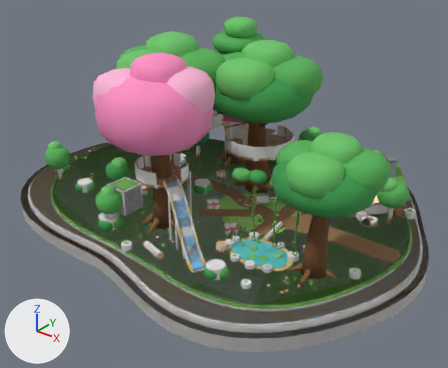
Renders of the glTF model packages/arquipelago/src/assets/ilhas/bosque.glb from each side of a commit.
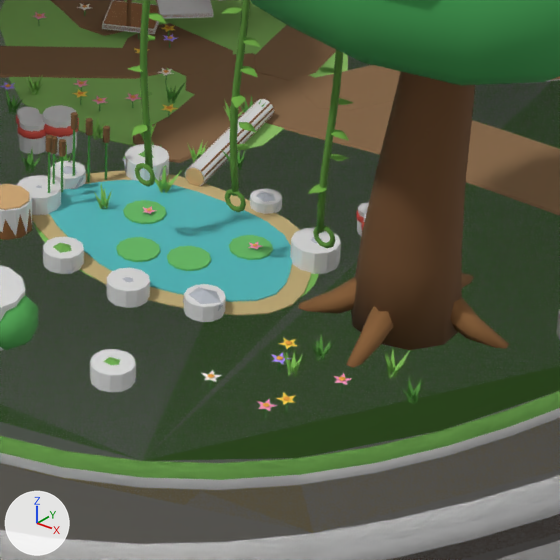
Each version is shown whole from a 50 mm camera at (26.0, -36.7, 24.8) aimed at (-2.7, -0.8, 2.6), then close up on the part from 49% to 78% of the width and 54% to 89% of the height. The lights are fixed; the arrows at lower left show +X, +Y and +Z. The older version's two pictures come first.

The older version as bpy lines, for what is in view:
```python
me_col_unidade_cilindro = bpy.data.meshes.new('col-unidade-cilindro')
me_col_unidade_cilindro.from_pydata(...)  # a 12-sided cylinder along z spanning x -0.5..0.5, y -0.5..0.5, z -0.5..0.5
ob_col_cil_cogumelo_9 = bpy.data.objects.new('col-cil-cogumelo-9', me_col_unidade_cilindro)
ob_col_cil_cogumelo_9.location = (1.1, -4.4, 1.28)
ob_col_cil_cogumelo_9.scale = (0.6, 0.6, 0.76)
ob_col_cil_pedra_lago_3 = bpy.data.objects.new('col-cil-pedra-lago-3', me_col_unidade_cilindro)
ob_col_cil_pedra_lago_3.location = (3.43, -7.31, 1.1)
ob_col_cil_pedra_lago_3.scale = (0.67, 0.67, 0.391)
ob_col_cil_pedra_lago_4 = bpy.data.objects.new('col-cil-pedra-lago-4', me_col_unidade_cilindro)
ob_col_cil_pedra_lago_4.location = (2.01, -6.14, 1.13)
ob_col_cil_pedra_lago_4.scale = (0.752, 0.752, 0.451)
# also in view: 'terreno' at (-4.1, 0.6, 0.0); 'col-cil-tora-4' at (3.5, -2.7, 1.2); 'col-cil-pedra-lago-6' at (2.8, -4.2, 1.1); 'vegetacao' at (-4.2, 0.1, 3.6); 'col-cil-pedra-lago-5' at (1.9, -5.3, 1.1)
```
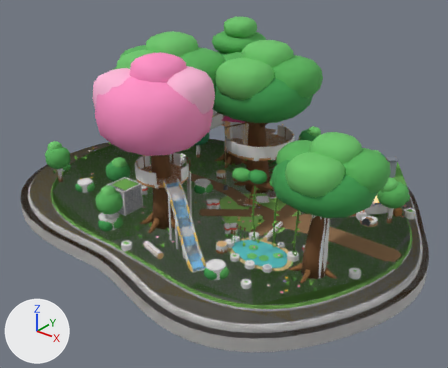
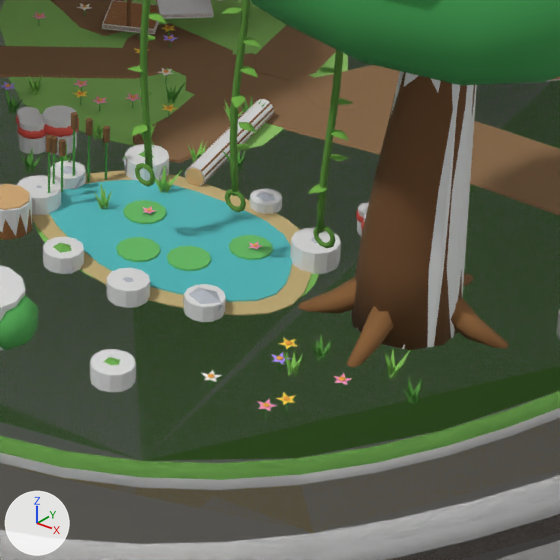
Changed parts and their boxes (x1, y1, x2, y2) in the close-ups (560 x 560 px):
'escalada-cil-tronco-dos-cipos', added: after (350, 71, 477, 349)

Patch to the scene script:
```diff
--- a/packages/arquipelago/src/assets/ilhas/bosque.glb.py
+++ b/packages/arquipelago/src/assets/ilhas/bosque.glb.py
@@ me_escalada_cil_tronco_dos_cipos @@
+me_escalada_cil_tronco_dos_cipos.from_pydata(...)  # 24 vertices, 44 faces; spans x 7.74..9.46, y -6.07..-4.35, z 1.0..6.5
@@ ob_escalada_cil_tronco_dos_cipos @@
+ob_escalada_cil_tronco_dos_cipos = bpy.data.objects.new('escalada-cil-tronco-dos-cipos', me_escalada_cil_tronco_dos_cipos)
+ob_escalada_cil_tronco_dos_cipos.location = (0.0, 0.0, 0.0)
```
